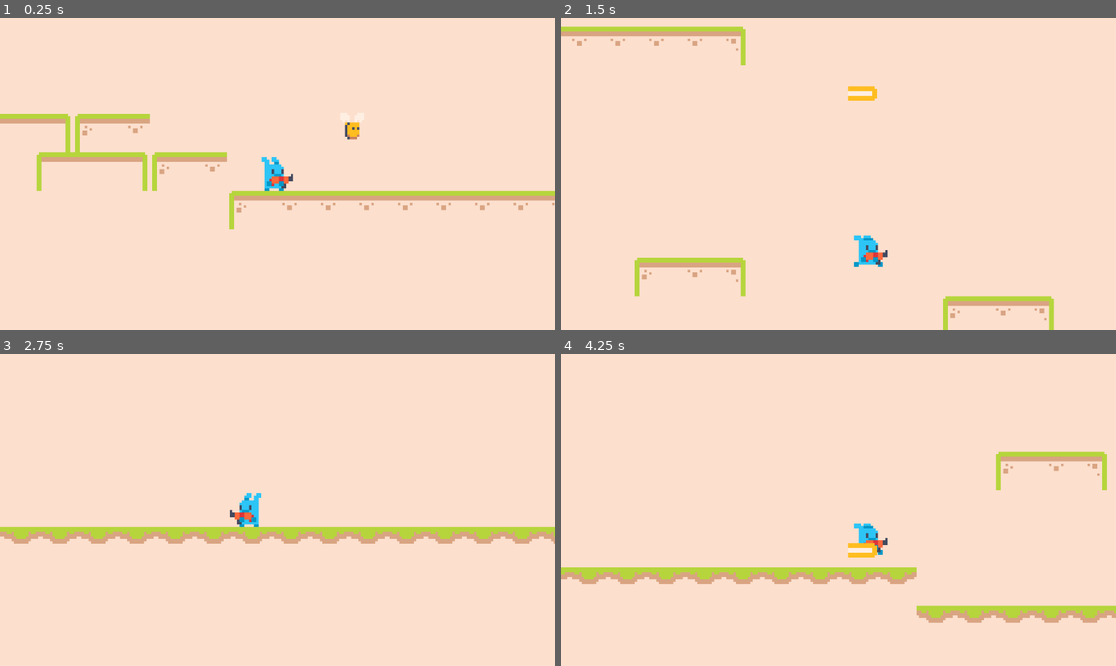
Above: before the commit, frames 1-4 (two rows, left to right).
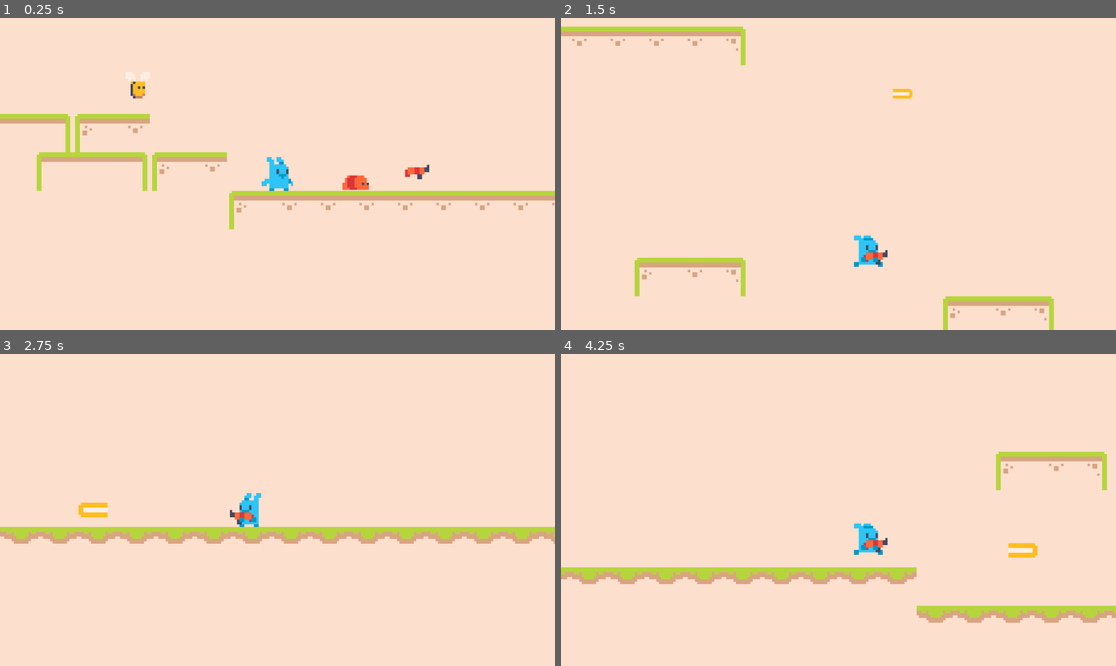
Above: after the commit, the same moments.

Repository: sarahyack/Bunny-Let-Loose
Game: Godot game, scene res://Scenes/game.tscn
Two runs of this game, one before a commit and one after it. Both use one fixed random seed, a clock stepped at 60 frames per second and the inputs below.
Inputs (mouse positions are in pixels of both pictures, inside the frame that each line leads up to):
- Up to frame 1 (0.25 s): no input
- Up to frame 2 (1.5 s): move the mouse to (960, 158) at 0.52 s; hold Right (right) from 0.53 s (still down); click (960, 158) at 0.6 s; tap Space (jump) at 0.77 s; move the mouse to (727, 189) at 1.27 s; click (727, 189) at 1.35 s
- Up to frame 3 (2.75 s): tap Space (jump) at 1.52 s; move the mouse to (333, 441) at 2.02 s; release Right (right) at 2.03 s; hold Left (left) from 2.03 s (still down); click (333, 441) at 2.1 s
- Up to frame 4 (4.25 s): move the mouse to (810, 572) at 2.77 s; release Left (left) at 2.78 s; hold Right (right) from 2.78 s (still down); click (810, 572) at 2.85 s; tap Space (jump) at 3.02, 3.77 s; move the mouse to (1005, 556) at 3.52 s; click (1005, 556) at 3.6 s

The runs differ from the first frame. In frame 1, 1.0% of the frame differs, in the area x 23-78%, y 20-56%; in frame 2, 0.3%; in frame 3, 0.2%; in frame 4, 0.4%.

Commit message:
Finished Adding Gun and Enemies

Diff:
--- /dev/null
+++ b/Scenes/bee.gd
@@ -0,0 +1,7 @@
+extends Area2D
+
+
+
+func _on_area_entered(area):
+	print("bee was hit")
+	area.queue_free()
--- a/Scenes/bee.tscn
+++ b/Scenes/bee.tscn
@@ -1,15 +1,21 @@
-[gd_scene load_steps=3 format=3 uid="uid://cidodig3rtb4s"]
+[gd_scene load_steps=4 format=3 uid="uid://cidodig3rtb4s"]
 
 [ext_resource type="Texture2D" uid="uid://dpith5gjeqj2f" path="res://Assets/graphics/Enemies/bee/0.png" id="1_1klw6"]
+[ext_resource type="Script" path="res://Scenes/bee.gd" id="1_dn4lr"]
 
 [sub_resource type="CapsuleShape2D" id="CapsuleShape2D_cu8r6"]
 radius = 3.0
 height = 12.0
 
 [node name="Bee" type="Area2D"]
+collision_layer = 4
+collision_mask = 19
+script = ExtResource("1_dn4lr")
 
 [node name="CollisionShape2D" type="CollisionShape2D" parent="."]
 shape = SubResource("CapsuleShape2D_cu8r6")
 
 [node name="Sprite2D" type="Sprite2D" parent="."]
 texture = ExtResource("1_1klw6")
+
+[connection signal="area_entered" from="." to="." method="_on_area_entered"]
--- a/Scenes/bullet.gd
+++ b/Scenes/bullet.gd
@@ -1,15 +1,19 @@
 extends Area2D
 
+var direction := 1
+@export var speed: int = 200
 
 # Called when the node enters the scene tree for the first time.
 func _ready():
 	var tween = create_tween()
-	tween.tween_property($Sprite2D, "scale", Vector2(1, 1), 0.1).from(Vector2(0, 0))
+	tween.tween_property($Sprite2D, "scale", Vector2(1, 1), 0.2).from(Vector2(0, 0))
+
+	$Sprite2D.flip_h = direction < 0
 
 
 # Called every frame. 'delta' is the elapsed time since the previous frame.
 func _process(delta):
-	position.x += 200 * delta
+	position.x += speed * direction * delta
 
 
 func _on_destroy_timer_timeout():
--- a/Scenes/bullet.tscn
+++ b/Scenes/bullet.tscn
@@ -7,7 +7,10 @@
 size = Vector2(12, 6)
 
 [node name="Bullet" type="Area2D"]
+collision_layer = 16
+collision_mask = 4
 script = ExtResource("1_w1f7a")
+speed = 300
 
 [node name="Sprite2D" type="Sprite2D" parent="."]
 texture = ExtResource("1_el70i")
@@ -16,5 +19,8 @@
 shape = SubResource("RectangleShape2D_m8o5d")
 
 [node name="DestroyTimer" type="Timer" parent="."]
+wait_time = 8.0
+one_shot = true
+autostart = true
 
 [connection signal="timeout" from="DestroyTimer" to="." method="_on_destroy_timer_timeout"]
--- /dev/null
+++ b/Scenes/gun.gd
@@ -0,0 +1,11 @@
+extends Area2D
+
+func _process(delta):
+	position.y += sin(Time.get_ticks_msec() / 200.0) * 10 * delta
+
+
+func _on_body_entered(body):
+	if body.is_in_group("player"):
+		body.has_gun = true
+		body.can_shoot = true
+		queue_free()
--- /dev/null
+++ b/Scenes/gun.tscn
@@ -0,0 +1,20 @@
+[gd_scene load_steps=4 format=3 uid="uid://dlpu46c4sg4vf"]
+
+[ext_resource type="Script" path="res://Scenes/gun.gd" id="1_c3ndi"]
+[ext_resource type="Texture2D" uid="uid://c4he3dc3joq2q" path="res://Assets/graphics/player/gun/gun.png" id="1_mobbn"]
+
+[sub_resource type="RectangleShape2D" id="RectangleShape2D_0ju6u"]
+size = Vector2(10, 4)
+
+[node name="Gun" type="Area2D"]
+collision_layer = 8
+collision_mask = 2
+script = ExtResource("1_c3ndi")
+
+[node name="Sprite2D" type="Sprite2D" parent="."]
+texture = ExtResource("1_mobbn")
+
+[node name="CollisionShape2D" type="CollisionShape2D" parent="."]
+shape = SubResource("RectangleShape2D_0ju6u")
+
+[connection signal="body_entered" from="." to="." method="_on_body_entered"]
--- a/Scenes/level.gd
+++ b/Scenes/level.gd
@@ -2,7 +2,9 @@
 
 const bullet_scene: PackedScene = preload("res://Scenes/bullet.tscn")
 
-func _on_player_shoot(pos):
+func _on_player_shoot(pos, facing_right):
 	var bullet = bullet_scene.instantiate()
-	bullet.position = pos
+	var direction = 1 if facing_right else -1
+	bullet.position = pos + Vector2(5 * direction, 0)
+	bullet.direction = direction
 	$Bullets.add_child(bullet)
--- a/Scenes/level.tscn
+++ b/Scenes/level.tscn
@@ -1,9 +1,11 @@
-[gd_scene load_steps=7 format=4 uid="uid://c1jtk7c1xd3gw"]
+[gd_scene load_steps=9 format=4 uid="uid://c1jtk7c1xd3gw"]
 
 [ext_resource type="Texture2D" uid="uid://djud5c8570jlw" path="res://Assets/graphics/level/tilesets/level_tilemap.png" id="1_bwwbm"]
 [ext_resource type="Script" path="res://Scenes/level.gd" id="1_tfp8q"]
 [ext_resource type="PackedScene" uid="uid://8ld6je42g41r" path="res://Scenes/player.tscn" id="2_xbdym"]
 [ext_resource type="PackedScene" uid="uid://cidodig3rtb4s" path="res://Scenes/bee.tscn" id="3_uug4e"]
+[ext_resource type="PackedScene" uid="uid://dk6jgje1qb0t1" path="res://Scenes/worm.tscn" id="5_6b1om"]
+[ext_resource type="PackedScene" uid="uid://dlpu46c4sg4vf" path="res://Scenes/gun.tscn" id="5_idowq"]
 
 [sub_resource type="TileSetAtlasSource" id="TileSetAtlasSource_tpmnq"]
 texture = ExtResource("1_bwwbm")
@@ -61,8 +63,16 @@
 position = Vector2(309, 152)
 
 [node name="Bee" parent="." instance=ExtResource("3_uug4e")]
-position = Vector2(340, 133)
+position = Vector2(251, 116)
+
+[node name="Worm" parent="." instance=ExtResource("5_6b1om")]
+position = Vector2(342, 156)
 
 [node name="Bullets" type="Node2D" parent="."]
 
+[node name="Guns" type="Node2D" parent="."]
+
+[node name="Gun" parent="Guns" instance=ExtResource("5_idowq")]
+position = Vector2(367, 152)
+
 [connection signal="shoot" from="Player" to="." method="_on_player_shoot"]
--- a/Scenes/player.gd
+++ b/Scenes/player.gd
@@ -3,10 +3,10 @@
 @export var speed := 200
 var direction_x := 0.0
 var facing_right := true
-var has_gun := true
-var can_shoot := true
+var has_gun := false
+var can_shoot := false
 
-signal shoot(pos: Vector2)
+signal shoot(pos: Vector2, direction: bool)
 
 func _process(_delta):
 	# print(Input.get_axis("left", "right"))
@@ -25,9 +25,11 @@
 		velocity.y = -300
 
 	if Input.is_action_just_pressed("shoot") and can_shoot:
-		shoot.emit(global_position)
+		shoot.emit(global_position, facing_right)
 		can_shoot = false
 		$Timers/ShootTimer.start()
+		$Timers/FireTimer.start()
+		$Fire.get_child(facing_right).show()
 
 func apply_gravity():
 	velocity.y += 20
@@ -49,4 +51,9 @@
 	$Sprites.flip_h = not facing_right
 
 func _on_shoot_timer_timeout():
-	can_shoot = true
+	if has_gun:
+		can_shoot = true
+
+func _on_fire_timer_timeout():
+	for child in $Fire.get_children():
+		child.hide()
--- a/Scenes/player.tscn
+++ b/Scenes/player.tscn
@@ -1,10 +1,11 @@
-[gd_scene load_steps=8 format=3 uid="uid://8ld6je42g41r"]
+[gd_scene load_steps=9 format=3 uid="uid://8ld6je42g41r"]
 
 [ext_resource type="Script" path="res://Scenes/player.gd" id="1_dlvwq"]
 [ext_resource type="Texture2D" uid="uid://cxquwllyvrjha" path="res://Assets/graphics/player/basic/idle.png" id="1_j5w4o"]
 [ext_resource type="Texture2D" uid="uid://cqp3h8qx1aflw" path="res://Assets/graphics/player/gun/idle.png" id="3_7mlcv"]
 [ext_resource type="Texture2D" uid="uid://cyyrpyh2uvu26" path="res://Assets/graphics/player/basic/walk.png" id="3_yv4gn"]
 [ext_resource type="Texture2D" uid="uid://cr4rh3esr8lwy" path="res://Assets/graphics/player/gun/walk.png" id="5_j4kmy"]
+[ext_resource type="Texture2D" uid="uid://beiwrqf73bodu" path="res://Assets/graphics/bullet/fire.png" id="6_hlg78"]
 
 [sub_resource type="SpriteFrames" id="SpriteFrames_jonug"]
 animations = [{
@@ -67,7 +68,9 @@
 radius = 5.0
 height = 14.0
 
-[node name="Player" type="CharacterBody2D"]
+[node name="Player" type="CharacterBody2D" groups=["player"]]
+collision_layer = 2
+collision_mask = 13
 script = ExtResource("1_dlvwq")
 
 [node name="Sprites" type="AnimatedSprite2D" parent="."]
@@ -89,4 +92,22 @@
 wait_time = 0.6
 one_shot = true
 
+[node name="FireTimer" type="Timer" parent="Timers"]
+wait_time = 0.1
+one_shot = true
+
+[node name="Fire" type="Node2D" parent="."]
+
+[node name="FireLeft" type="Sprite2D" parent="Fire"]
+visible = false
+position = Vector2(-10.5, 2)
+texture = ExtResource("6_hlg78")
+flip_h = true
+
+[node name="FireRight" type="Sprite2D" parent="Fire"]
+visible = false
+position = Vector2(10.5, 2)
+texture = ExtResource("6_hlg78")
+
 [connection signal="timeout" from="Timers/ShootTimer" to="." method="_on_shoot_timer_timeout"]
+[connection signal="timeout" from="Timers/FireTimer" to="." method="_on_fire_timer_timeout"]
--- /dev/null
+++ b/Scenes/worm.gd
@@ -0,0 +1,6 @@
+extends Area2D
+
+
+func _on_area_entered(area):
+	print("worm was hit")
+	area.queue_free()
--- /dev/null
+++ b/Scenes/worm.tscn
@@ -0,0 +1,20 @@
+[gd_scene load_steps=4 format=3 uid="uid://dk6jgje1qb0t1"]
+
+[ext_resource type="Texture2D" uid="uid://dnoj0v8s12y6n" path="res://Assets/graphics/Enemies/worm/1.png" id="1_ry270"]
+[ext_resource type="Script" path="res://Scenes/worm.gd" id="1_ywlaa"]
+
+[sub_resource type="RectangleShape2D" id="RectangleShape2D_ofmmt"]
+size = Vector2(12, 8)
+
+[node name="Worm" type="Area2D"]
+collision_layer = 4
+collision_mask = 19
+script = ExtResource("1_ywlaa")
+
+[node name="Sprite2D" type="Sprite2D" parent="."]
+texture = ExtResource("1_ry270")
+
+[node name="CollisionShape2D" type="CollisionShape2D" parent="."]
+shape = SubResource("RectangleShape2D_ofmmt")
+
+[connection signal="area_entered" from="." to="." method="_on_area_entered"]
--- a/project.godot
+++ b/project.godot
@@ -19,6 +19,10 @@
 
 version_control/plugin_name="GitPlugin"
 version_control/autoload_on_startup=true
+
+[global_group]
+
+player=""
 
 [input]
 
@@ -46,6 +50,14 @@
 ]
 }
 
+[layer_names]
+
+2d_physics/layer_1="Terrain"
+2d_physics/layer_2="Player"
+2d_physics/layer_3="Enemies"
+2d_physics/layer_4="Items"
+2d_physics/layer_5="Bullets"
+
 [rendering]
 
 textures/canvas_textures/default_texture_filter=0
